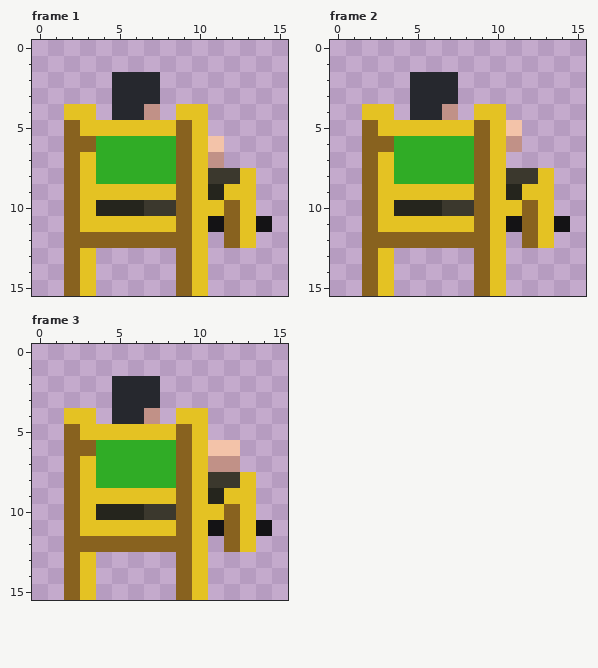
Animated GIF sprite -- graphics/seated_north.gif. The picture above was drawn from the file before the commit.
The file is 32x32 pixels, drawn in blocks of 2x2; one block is one cell here. Shown: frame 1, frame 2, frame 3. The commit also changed other frames, which this record leaves out.
After:
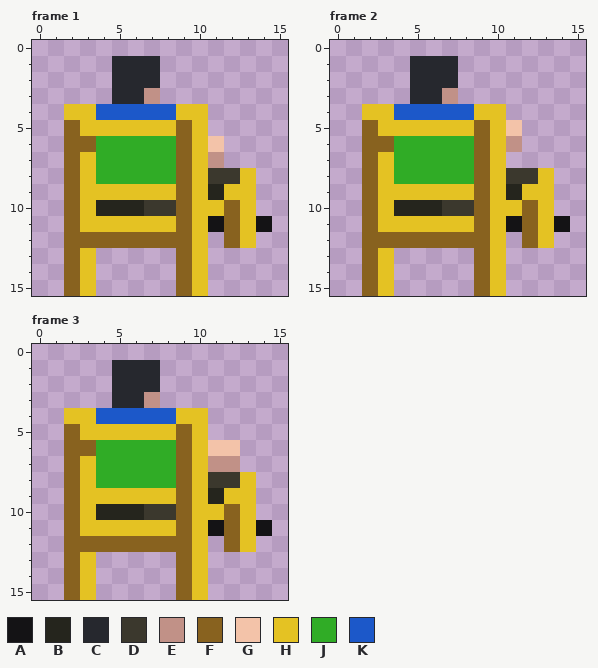
Palette (. is transparent): A #141315  B #25251d  C #26282e  D #3b382d  E #c19187  F #88621f  G #f3c3a9  H #e4c223  J #30ac26  K #1c58c9
The commit says: attempt to make north-facing seated people more visible
The edit:
Frame 1:
The edit adds colour C in row 1 at x 5 to 7.
Colour C gives way to colour E in row 3 at x 7.
The edit adds colour K in row 4 at x 4 and 8.
Colour C gives way to colour K in row 4 at x 5 to 6.
Colour E gives way to colour K in row 4 at x 7.
Frame 2: the same change as frame 1
Frame 3: the same change as frame 1
Boxes around the changes in both pictures, in picture pixels (x1, y1, x2, y2):
changed: (96, 56, 176, 120)
changed: (394, 56, 474, 120)
changed: (96, 360, 176, 424)
